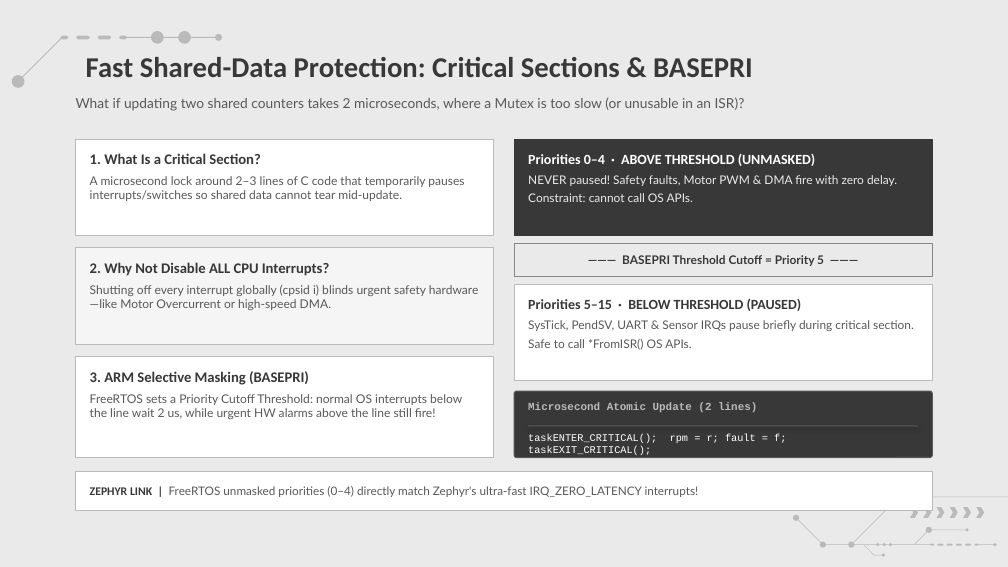
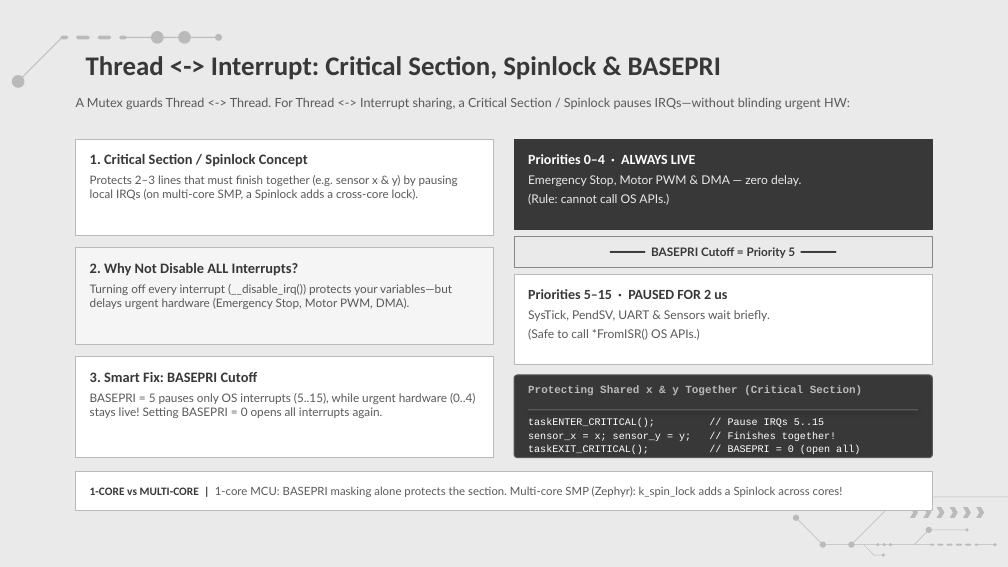
Before and after one commit to amrsaeedcse/zephyr-vs-freertos-presentation, a slide deck: slide 10 of Zephyr_RTOS_vs_FreeRTOS.pptx. Drawn at 1008x567 pixels with LibreOffice and Linux fonts; fonts in the diff are those of the drawing; background and template pictures are left out. Boxes give left, top, right and bottom in pixels: in the first picture for what was removed or moved away, otherwise in the second. Text is boxed around its words. In the diff, an @@ line names an element or a change of style, - is before the commit and + after.

Commit message:
Add portable Python slide generator, assets & refine Part I RTOS slides

```diff
--- a/Zephyr_RTOS_vs_FreeRTOS.pptx
+++ b/Zephyr_RTOS_vs_FreeRTOS.pptx
@@ title at [86, 56, 721, 80]: text changed; size 20.5 to 19.2 pt @@
-Fast Shared-Data Protection: Critical Sections & BASEPRI
+Thread <-> Interrupt: Critical Section, Spinlock & BASEPRI
@@ text at [76, 97, 850, 110]: text changed; size 9.8 to 9 pt @@
-What if updating two shared counters takes 2 microseconds, where a Mutex is too slow (or unusable in an ISR)?
+A Mutex guards Thread <-> Thread. For Thread <-> Interrupt sharing, a Critical Section / Spinlock pauses IRQs—without blinding urgent HW:
@@ rectangle "Priorities 0–4 · ALWAYS LIVE": place and size @@
-rectangle "Priorities 0–4 · ALWAYS LIVE" at [514, 139, 932, 236]
+rectangle "Priorities 0–4 · ALWAYS LIVE" at [514, 139, 932, 230]
@@ text in rectangle at [90, 154, 458, 200]: text changed; size 8.6 to 8.3 pt @@
-1. What Is a Critical Section?
-A microsecond lock around 2–3 lines of C code that temporarily pauses interrupts/switches so shared data cannot tear mid-update.
+1. Critical Section / Spinlock Concept
+Protects 2–3 lines that must finish together (e.g. sensor x & y) by pausing local IRQs (on multi-core SMP, a Spinlock adds a cross-core lock).
@@ text in rectangle at [528, 154, 801, 205]: text changed; size 8.5 to 8.6 pt @@
-Priorities 0–4 · ABOVE THRESHOLD (UNMASKED)
-NEVER paused! Safety faults, Motor PWM & DMA fire with zero delay.
-Constraint: cannot call OS APIs.
+Priorities 0–4 · ALWAYS LIVE
+Emergency Stop, Motor PWM & DMA — zero delay.
+(Rule: cannot call OS APIs.)
@@ rectangle "━━━━━ BASEPRI Cutoff = Priority ...": place and size @@
-rectangle "━━━━━ BASEPRI Cutoff = Priority ..." at [514, 244, 932, 276]
+rectangle "━━━━━ BASEPRI Cutoff = Priority ..." at [514, 237, 932, 267]
@@ text in rectangle at [90, 263, 452, 309]: text changed; size 8.6 to 8.4 pt @@
-2. Why Not Disable ALL CPU Interrupts?
-Shutting off every interrupt globally (cpsid i) blinds urgent safety hardware—like Motor Overcurrent or high-speed DMA.
+2. Why Not Disable ALL Interrupts?
+Turning off every interrupt (__disable_irq()) protects your variables—but delays urgent hardware (Emergency Stop, Motor PWM, DMA).
@@ text in rectangle at [651, 247, 795, 258]: text changed; size 8.5 to 8.4 pt @@
-——— BASEPRI Threshold Cutoff = Priority 5 ———
+━━━━━ BASEPRI Cutoff = Priority 5 ━━━━━
@@ rectangle "Priorities 5–15 · PAUSED FOR ...": place and size @@
-rectangle "Priorities 5–15 · PAUSED FOR ..." at [514, 284, 932, 381]
+rectangle "Priorities 5–15 · PAUSED FOR ..." at [514, 274, 932, 365]
@@ text in rectangle at [528, 289, 770, 340]: text changed; size 8.5 to 8.6 pt @@
-Priorities 5–15 · BELOW THRESHOLD (PAUSED)
-SysTick, PendSV, UART & Sensor IRQs pause briefly during critical section.
-Safe to call *FromISR() OS APIs.
+Priorities 5–15 · PAUSED FOR 2 us
+SysTick, PendSV, UART & Sensors wait briefly.
+(Safe to call *FromISR() OS APIs.)
@@ text in rectangle at [90, 372, 475, 418]: text changed; size 8.6 to 8.4 pt @@
-3. ARM Selective Masking (BASEPRI)
-FreeRTOS sets a Priority Cutoff Threshold: normal OS interrupts below the line wait 2 us, while urgent HW alarms above the line still fire!
+3. Smart Fix: BASEPRI Cutoff
+BASEPRI = 5 pauses only OS interrupts (5..15), while urgent hardware (0..4) stays live! Setting BASEPRI = 0 opens all interrupts again.
@@ rounded rectangle: place and size @@
-rounded rectangle at [514, 391, 932, 458]
+rounded rectangle at [514, 375, 932, 458]
@@ text at [528, 386, 862, 395]: text changed @@
-Microsecond Atomic Update (2 lines)
+Protecting Shared x & y Together (Critical Section)
@@ rectangle: place and size @@
-rectangle at [528, 425, 918, 426]
+rectangle at [528, 409, 918, 410]
@@ text at [528, 418, 860, 454]: text changed; size 7.3 to 7.2 pt @@
-taskENTER_CRITICAL(); rpm = r; fault = f; taskEXIT_CRITICAL();
+taskENTER_CRITICAL(); // Pause IRQs 5..15
+sensor_x = x; sensor_y = y; // Finishes together!
+taskEXIT_CRITICAL(); // BASEPRI = 0 (open all)
@@ text in rectangle at [90, 486, 843, 497]: text changed; size 8.4 to 8.1 pt @@
-ZEPHYR LINK | FreeRTOS unmasked priorities (0–4) directly match Zephyr's ultra-fast IRQ_ZERO_LATENCY interrupts!
+1-CORE vs MULTI-CORE | 1-core MCU: BASEPRI masking alone protects the section. Multi-core SMP (Zephyr): k_spin_lock adds a Spinlock across cores!
```
Also in this commit, not shown: 8 other slides changed, 15 other files.
